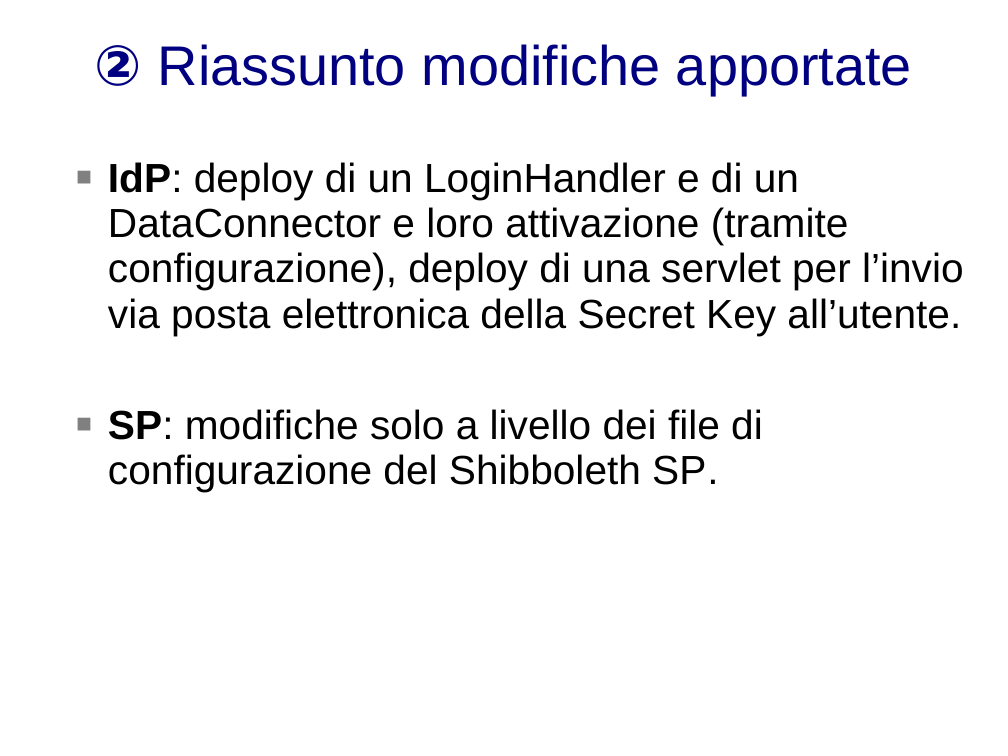
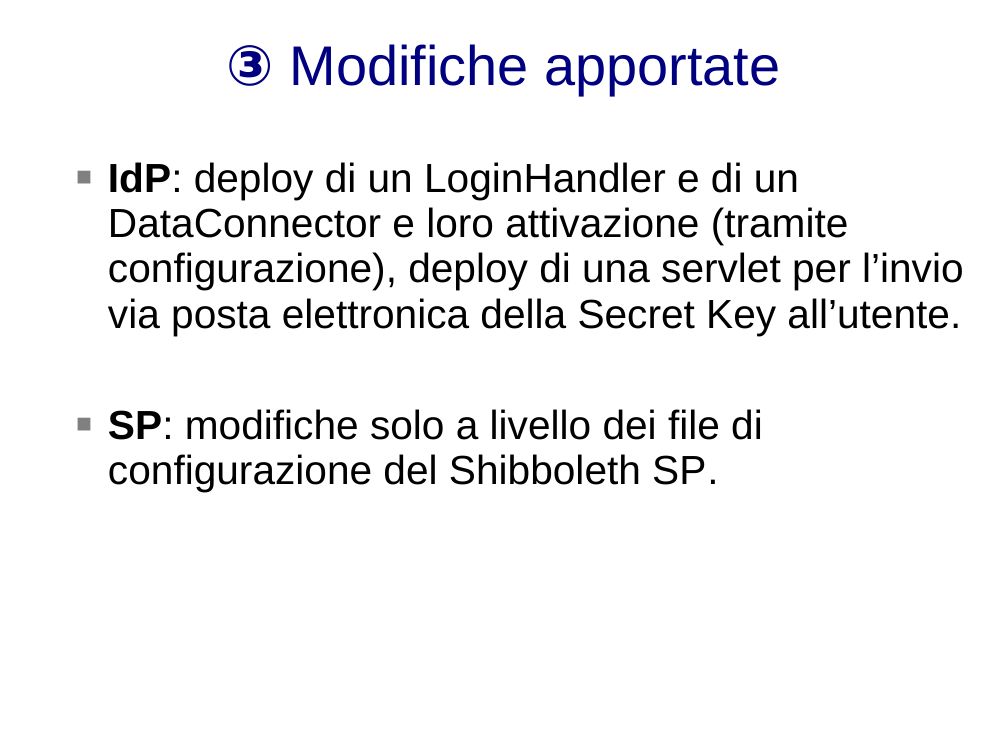
Before and after one commit to biancini/Shibboleth-Authentication, a slide deck: slide 10 of documentation/ShibbolethExtensions.pptx (slide 9 before the commit). Drawn at 1008x756 pixels with LibreOffice and Linux fonts; fonts in the diff are those of the drawing; background and template pictures are left out. Boxes give left, top, right and bottom in pixels: in the first picture for what was removed or moved away, otherwise in the second. Text is boxed around its words. In the diff, an @@ line names an element or a change of style, - is before the commit and + after.

```diff
--- a/documentation/ShibbolethExtensions.pptx
+++ b/documentation/ShibbolethExtensions.pptx
@@ text at bbox=[227, 44, 780, 94]: text changed @@
-② Riassunto modifiche apportate
+③ Modifiche apportate
```
Also in this commit, not shown: 8 other slides changed, 2 slides added.
